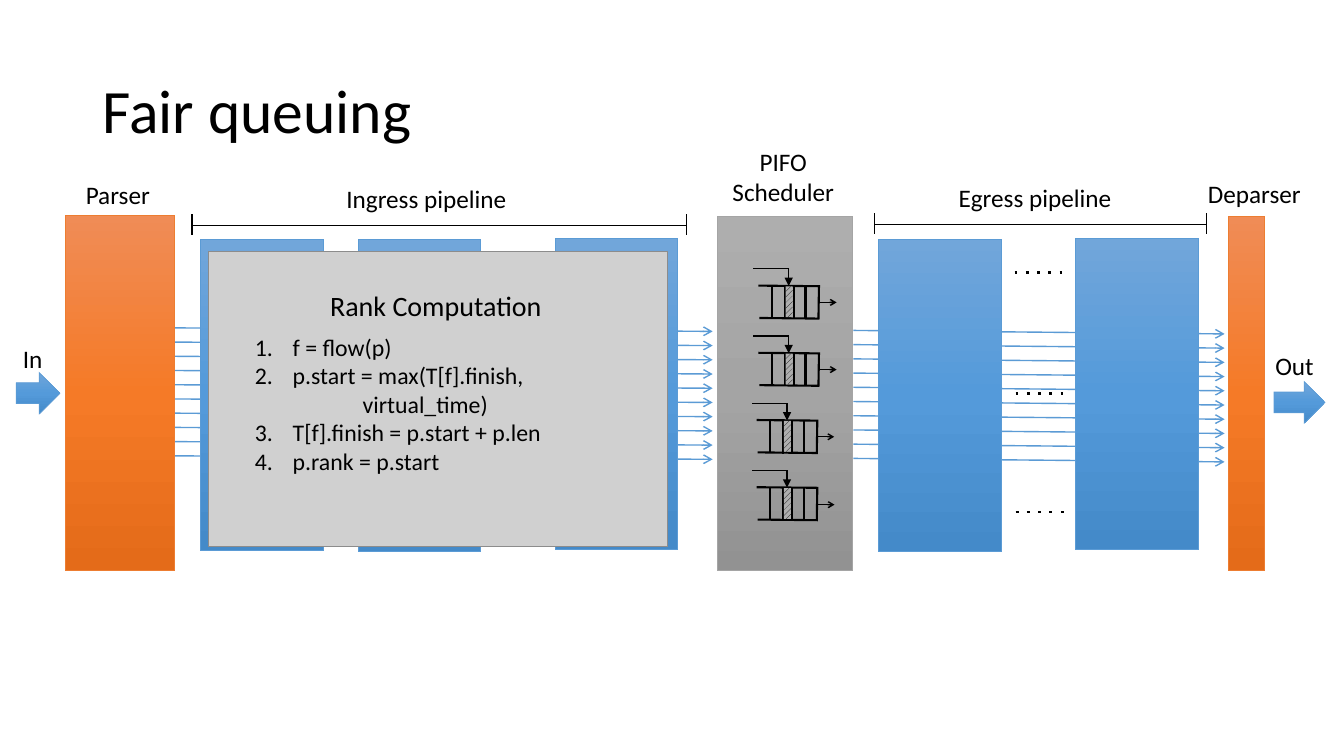
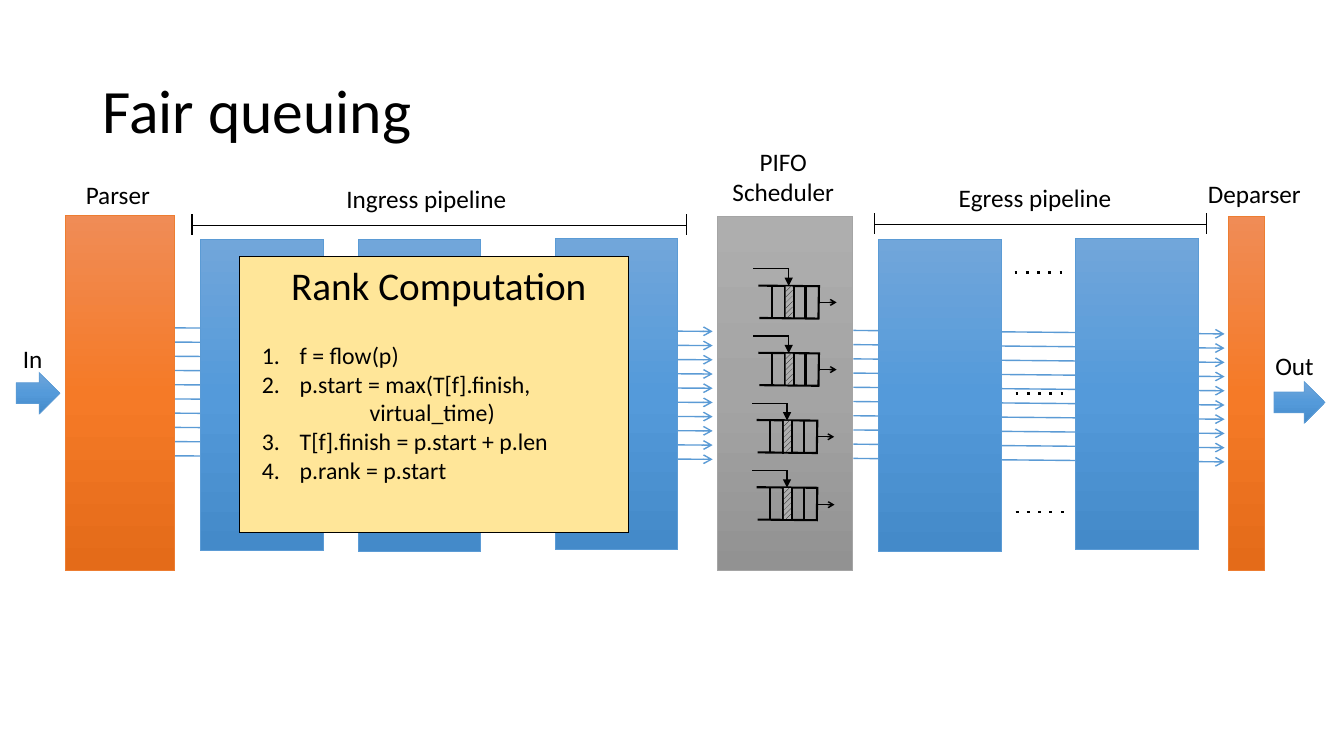
Before and after one commit to anirudhSK/pifo-domino-marple-ppts, a slide deck: slide 40 of combined_domino_pifo.pptx. Drawn at 1344x756 pixels with LibreOffice and Linux fonts; fonts in the diff are those of the drawing; grey boxes stand for pictures. Boxes give left, top, right and bottom in pixels: in the first picture for what was removed or moved away, otherwise in the second. Text is boxed around its words. In the diff, an @@ line names an element or a change of style, - is before the commit and + after.

```diff
--- a/combined_domino_pifo.pptx
+++ b/combined_domino_pifo.pptx
@@ picture removed at [209, 252, 668, 546] @@
@@ rectangle added at [240, 256, 629, 532], fill #FFE699, outline #000000 0.5 pt @@
@@ text "Rank Computation": place and size @@
-text "Rank Computation" at [330, 296, 542, 321]
+text "Rank Computation" at [291, 272, 586, 307]
@@ text "Rank Computation" at [291, 272, 586, 307]: size 20 to 28 pt @@
@@ text "f = flow(p)": place and size @@
-text "f = flow(p)" at [293, 339, 540, 474]
+text "f = flow(p)" at [300, 346, 547, 483]
```
Also in this commit, not shown: 10 other slides changed.
